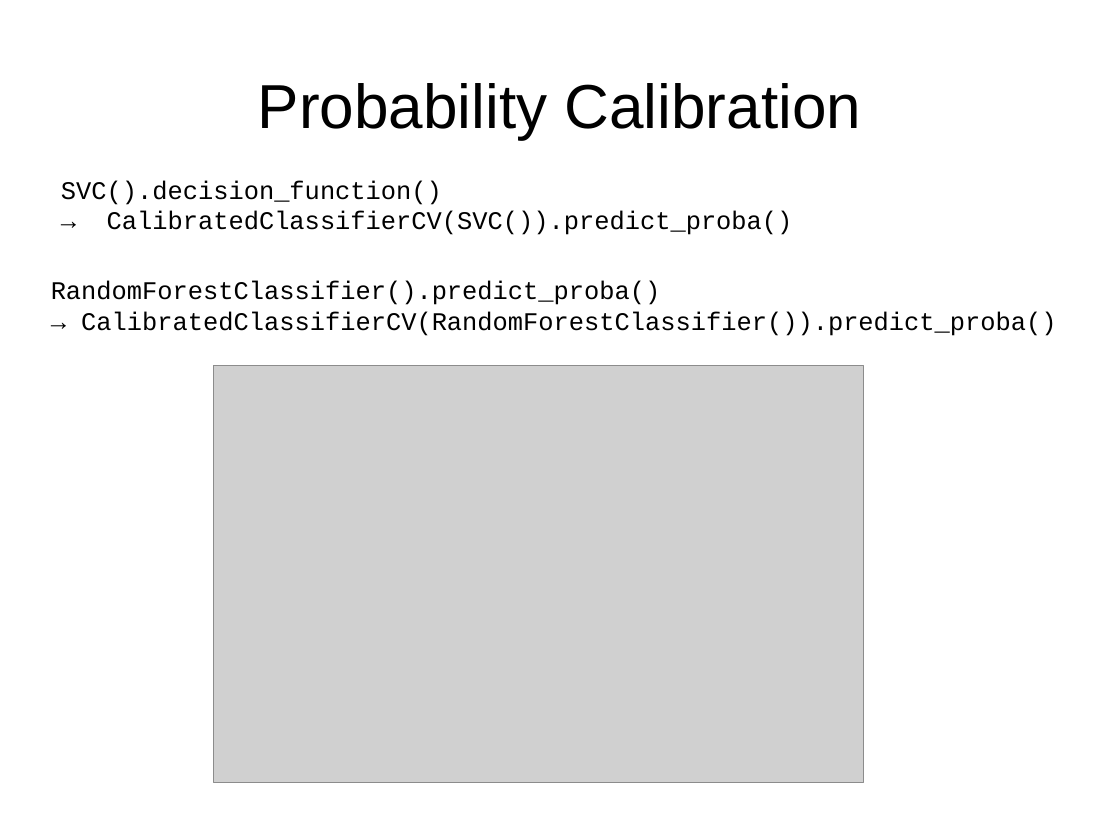
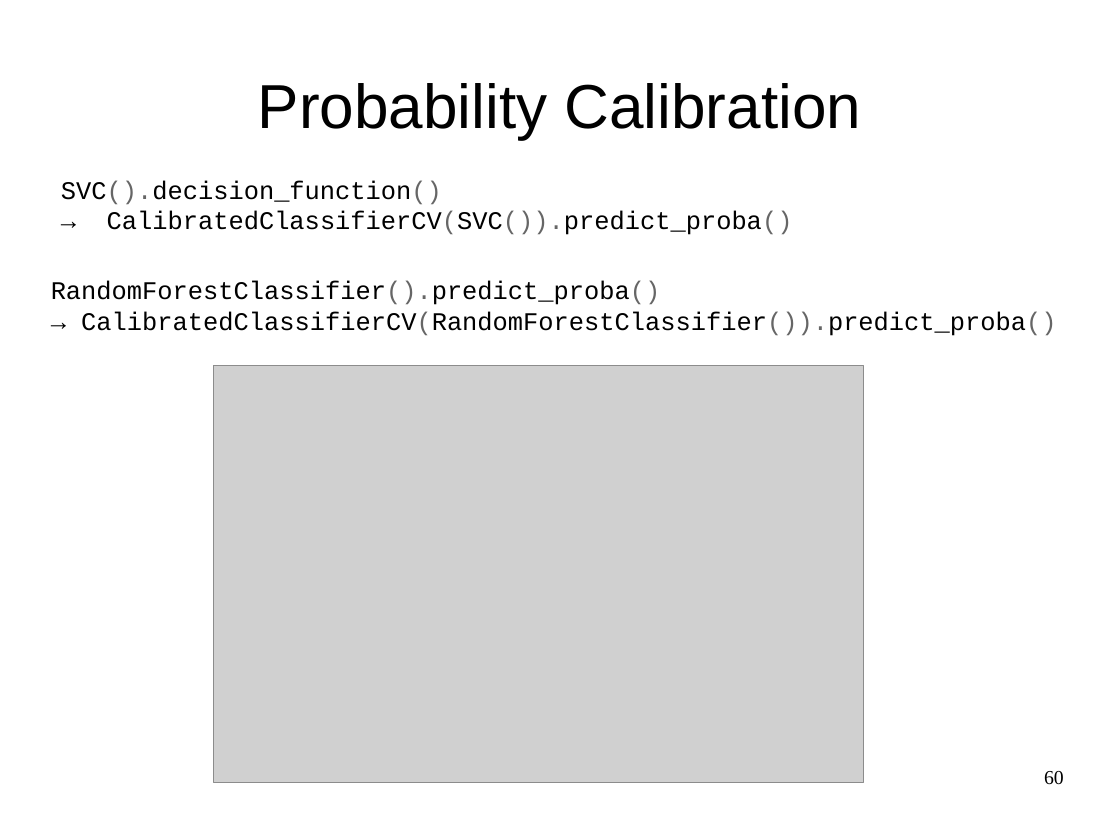
Before and after one commit to amueller/talks_odt, a slide deck: slide 60 of nyc-open-data-2015-andvanced-sklearn.odp (slide 64 before the commit). Drawn at 1120x840 pixels with LibreOffice and Linux fonts; fonts in the diff are those of the drawing; grey boxes stand for pictures. Boxes give left, top, right and bottom in pixels: in the first picture for what was removed or moved away, otherwise in the second. Text is boxed around its words. In the diff, an @@ line names an element or a change of style, - is before the commit and + after.

```diff
--- a/nyc-open-data-2015-andvanced-sklearn.odp
+++ b/nyc-open-data-2015-andvanced-sklearn.odp
@@ text "SVC().decision_function()" at [61, 180, 793, 235]: text colour #000000 to #666666 in "SVC().decision_function()", "CalibratedClassifierCV(SVC()).predict_proba()" @@
@@ text "RandomForestClassifier().predict_proba()" at [51, 281, 1056, 336]: text colour #000000 to #666666 in "RandomForestClassifier().predict_proba()", "CalibratedClassifierCV(RandomForestClassifier()).predict_pro ..." @@
@@ page number added at [1044, 771, 1064, 785], 14 pt, text #000000 @@
+60
```
Also in this commit, not shown: 58 other slides changed, 1 slide added, 5 slides removed.
